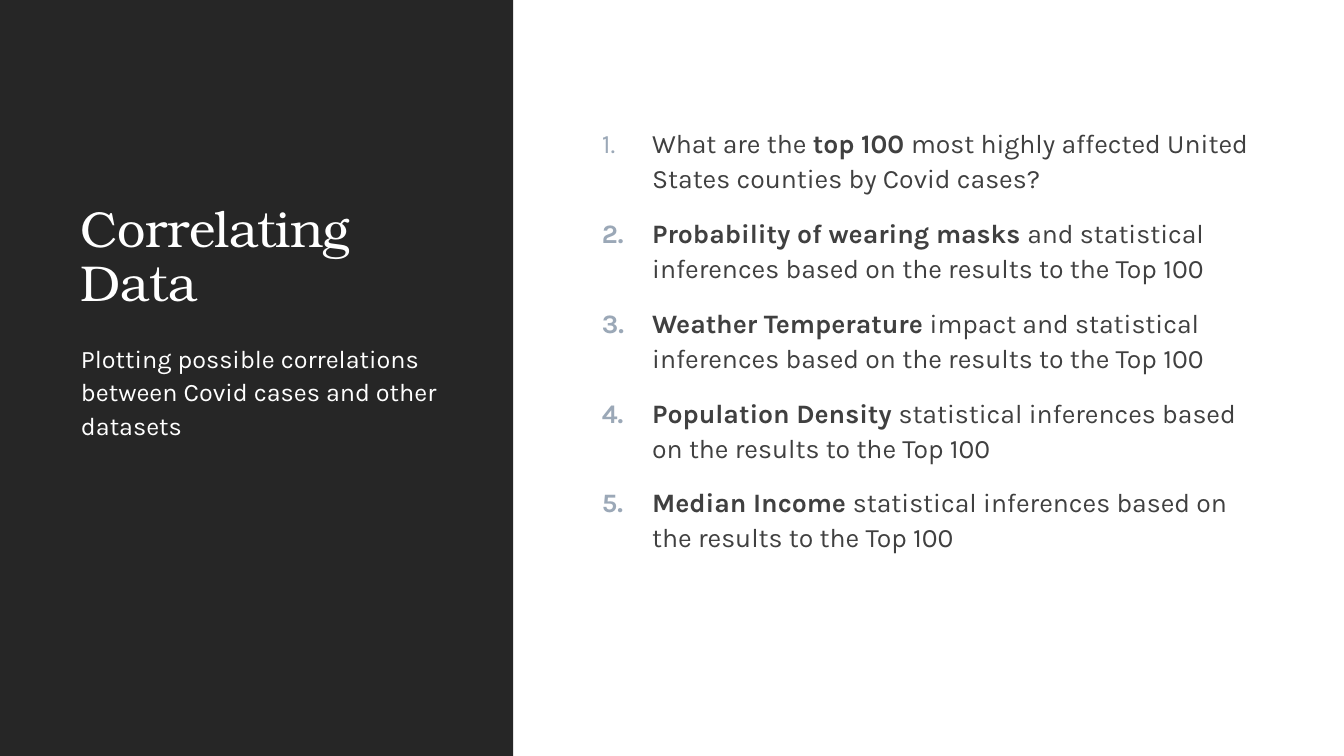
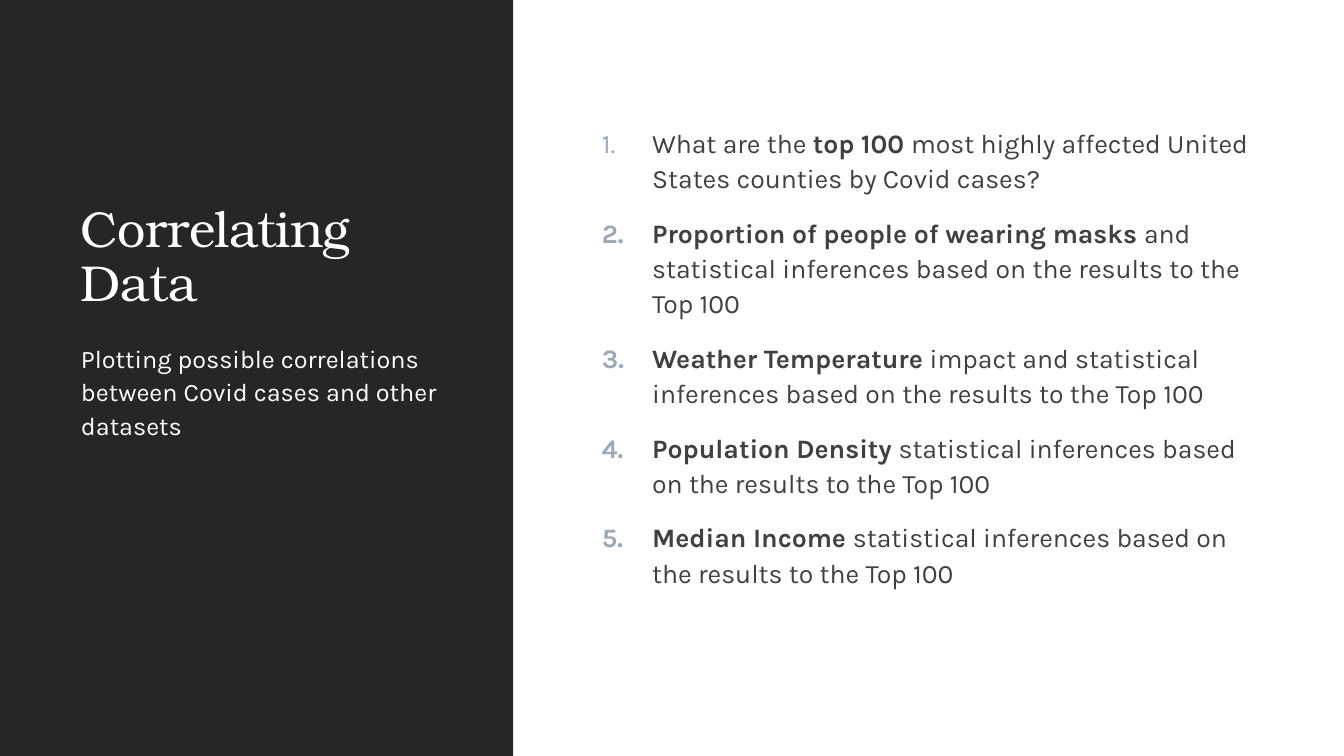
Before and after one commit to Pankaj-gh/Rice-Project-1-G11, a slide deck: slide 2 of COVID-19.pptx. Drawn at 1344x756 pixels with LibreOffice and Linux fonts; fonts in the diff are those of the drawing. Boxes give left, top, right and bottom in pixels: in the first picture for what was removed or moved away, otherwise in the second. Text is boxed around its words. In the diff, an @@ line names an element or a change of style, - is before the commit and + after.

Commit message:
pptx

```diff
--- a/COVID-19.pptx
+++ b/COVID-19.pptx
@@ text at (652,224,1240,320): text changed @@
-2. Probability of wearing masks and statistical inferences based on the results to the Top 100
+2. Proportion of people of wearing masks and statistical inferences based on the results to the Top 100
```
Also in this commit, not shown: 3 other files.
